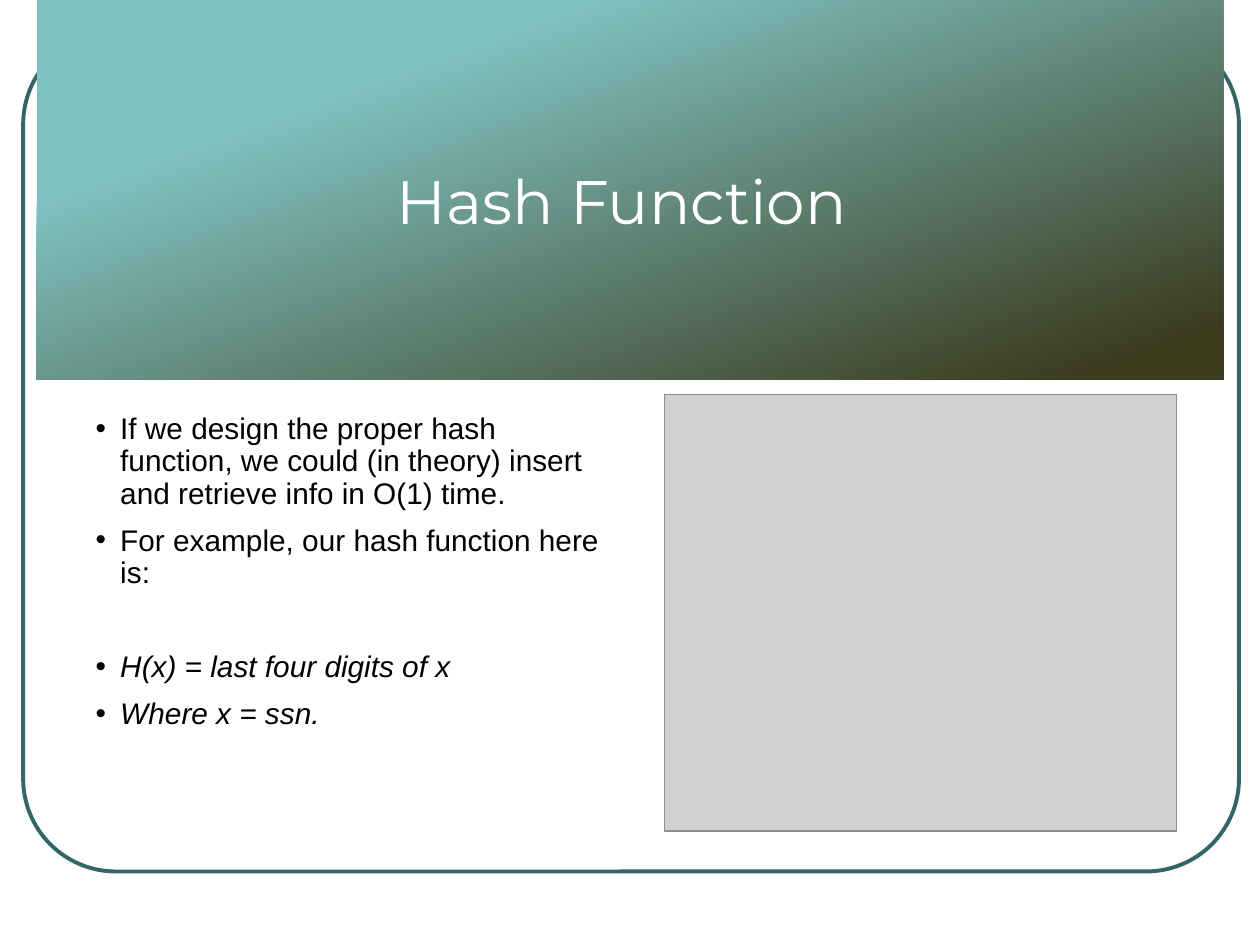
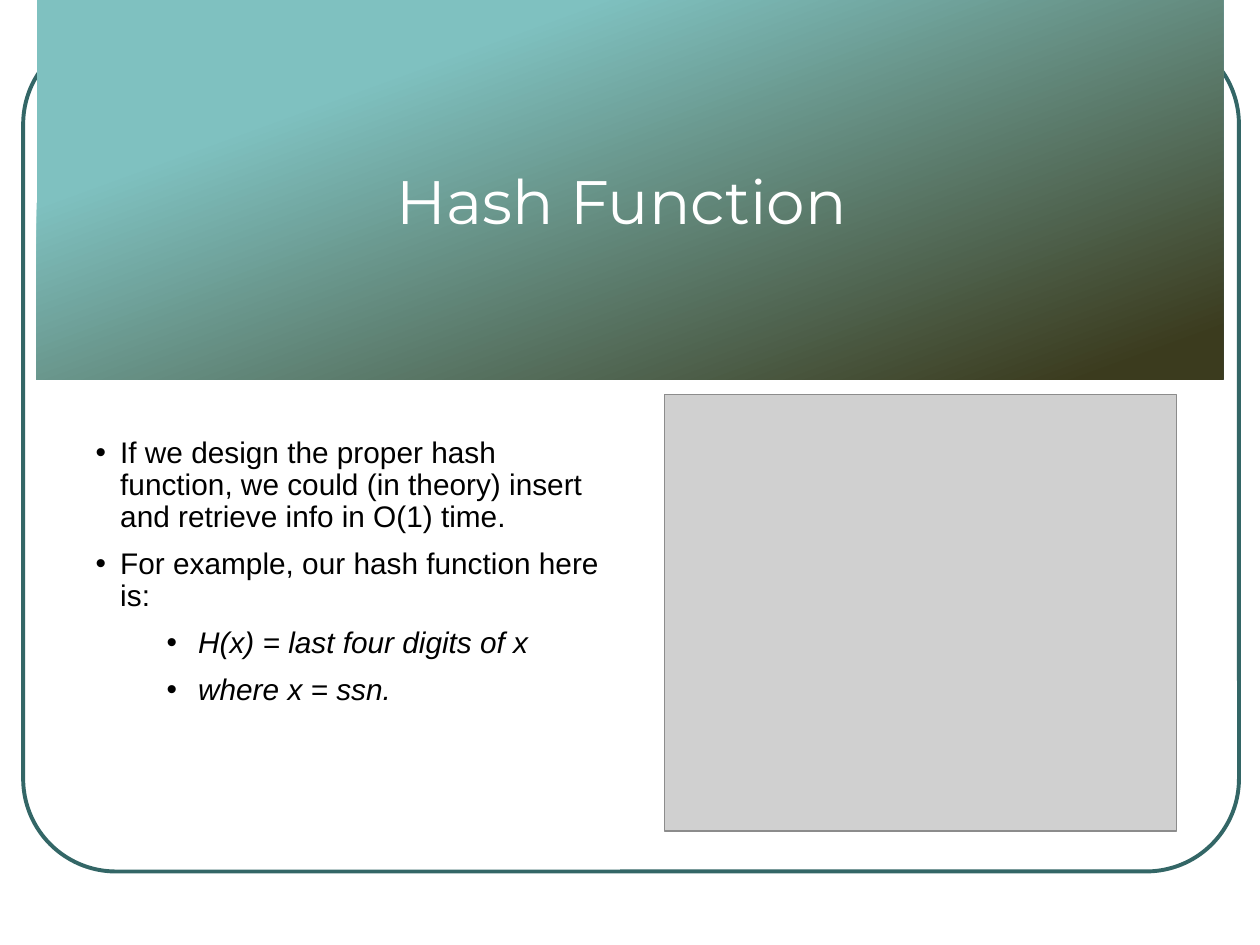
Before and after one commit to rugbyprof/3013-Algorithms, a slide deck: slide 21 of Lectures/07-Hashing/Hashing_Feb_16_2021.pptx. Drawn at 1260x945 pixels with LibreOffice and Linux fonts; fonts in the diff are those of the drawing; grey boxes stand for pictures; background and template pictures are left out. Boxes give left, top, right and bottom in pixels: in the first picture for what was removed or moved away, otherwise in the second. Text is boxed around its words. In the diff, an @@ line names an element or a change of style, - is before the commit and + after.

```diff
--- a/Lectures/07-Hashing/Hashing_Feb_16_2021.pptx
+++ b/Lectures/07-Hashing/Hashing_Feb_16_2021.pptx
@@ text at (198, 631, 528, 659): list level 1 to 2 in "H(x) = last four digits ..." @@
@@ text at (198, 678, 391, 701): text changed @@
-• Where x = ssn.
+  • where x = ssn.
```
Also in this commit, not shown: 4 other slides changed, 13 other files.
